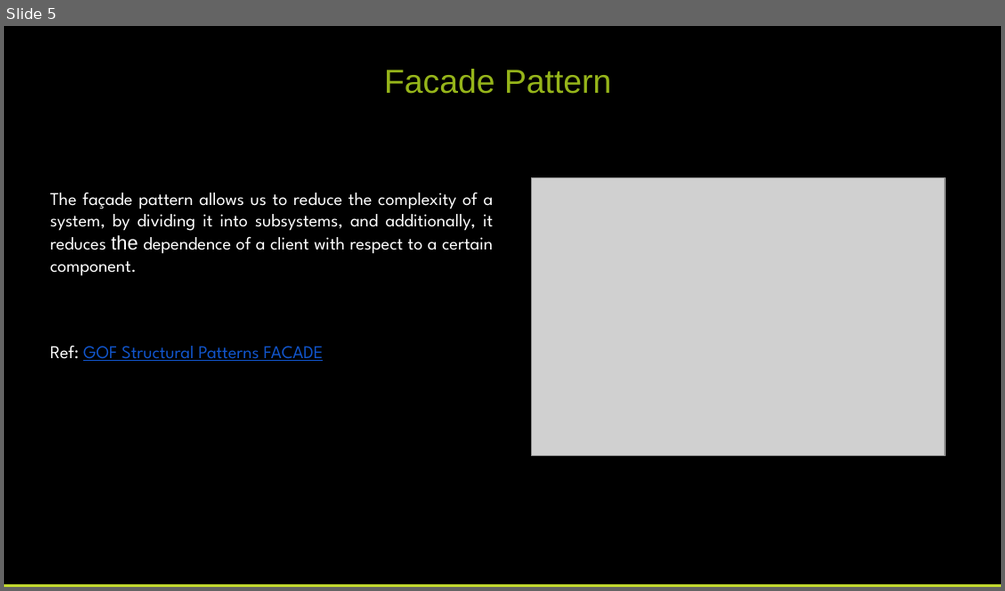
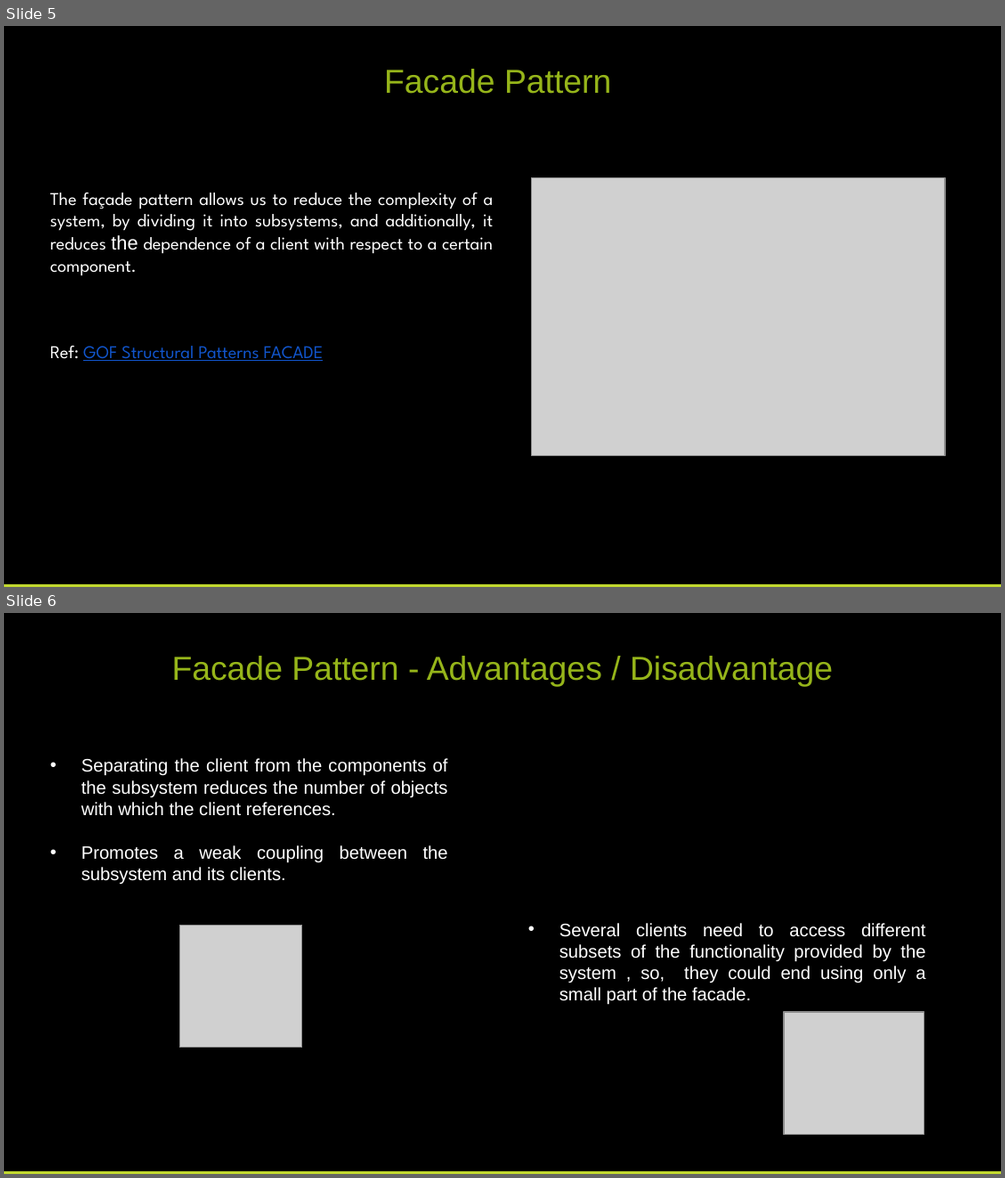
Before and after one commit to pcastellanos/TeamTraining, a slide deck: Design Patterns/Design Patterns.pptx. Shown one above the other, each under a label of ours: slide 5 before the commit, slides 5 and 6 after it. The pictures are 1005x591 and 1005x1178 pixels, drawn with LibreOffice and Linux fonts; fonts in the diff are those of the drawing; grey boxes stand for pictures. Boxes give left, top, right and bottom in pixels: in the first picture for what was removed or moved away, otherwise in the second. Text is boxed around its words. In the diff, an @@ line names an element or a change of style, - is before the commit and + after.

Commit message:
add advantage - disadvantage

```diff
--- a/Design Patterns/Design Patterns.pptx
+++ b/Design Patterns/Design Patterns.pptx
@@ slide 6 added at (4,613,1001,1174), background #000000 @@
@@ text added at (172,656,833,686), 24 pt, text #96B51A @@
+Facade Pattern - Advantages / Disadvantage
@@ text added at (81,758,448,884), 13 pt, text #FFFFFF @@
+• Separating the client from the components of the subsystem reduces the number of objects with which the client references.
+• Promotes a weak coupling between the subsystem and its clients.
@@ picture added at (179,925,302,1047) @@
@@ text added at (559,923,926,1005), 13 pt, text #FFFFFF @@
+• Several clients need to access different subsets of the functionality provided by the system , so, they could end using only a small part of the facade.
@@ picture added at (784,1012,924,1135) @@
@@ rectangle added at (4,1171,1001,1174), fill #C1D82F @@
```
Also in this commit, not shown: 1 other slide added.
